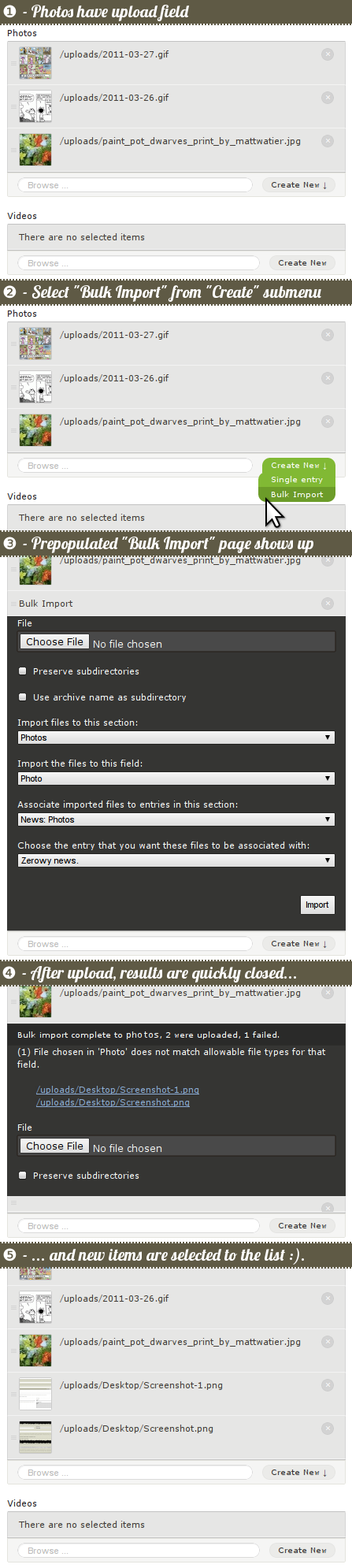
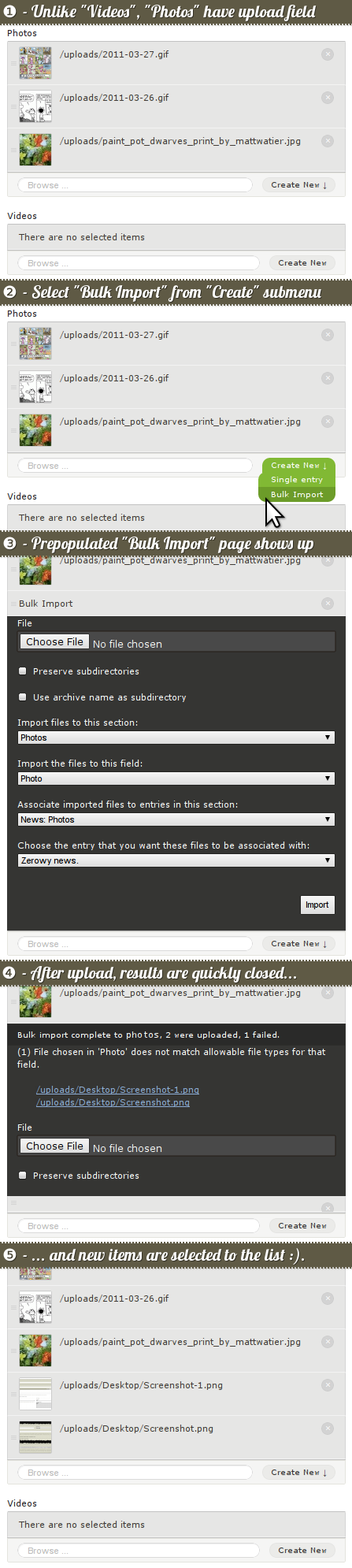
Layers edited between the first and the second 352×1568 image:
added layer "❺ - ... and new items are sele... - shadow" above "❺ - Background" over bbox(4, 1248, 305, 1266)
added layer "Drop Shadow#4" (24%) above "❹ - After upload, results are ..." over bbox(0, 1241, 352, 1271)
added layer "❹ - After upload, results are ... - shadow" above "❹ - Background" over bbox(3, 966, 298, 984)
added layer "Drop Shadow#3" (24%) above "❸ - Prepopulated 'Bulk Import'..." over bbox(0, 959, 352, 989)
added layer "❸ - Prepopulated 'Bulk Import'... - shadow" above "❸ - Background" over bbox(4, 537, 315, 554)
added layer "Drop Shadow#2" (24%) above "❷ - Select 'Bulk Import' from ..." over bbox(0, 530, 352, 559)
added layer "❷ - Select 'Bulk Import' from ... - shadow" above "❷ - Background" over bbox(4, 286, 323, 303)
added layer "Drop Shadow" (24%) above "❶ - Unlike 'Videos', 'Photos' ..." over bbox(0, 278, 352, 308)
renamed "❶ - Photos have upload field" to "❶ - Unlike 'Videos', 'Photos' ...", painted on it over bbox(4, 4, 317, 22)
added layer "❶ - Unlike 'Videos', 'Photos' ... - shadow" above "❶ - Background" over bbox(4, 5, 317, 23)
added layer "Drop Shadow#1" (24%) above "❶ - Screenshot" over bbox(0, 4, 352, 27)
